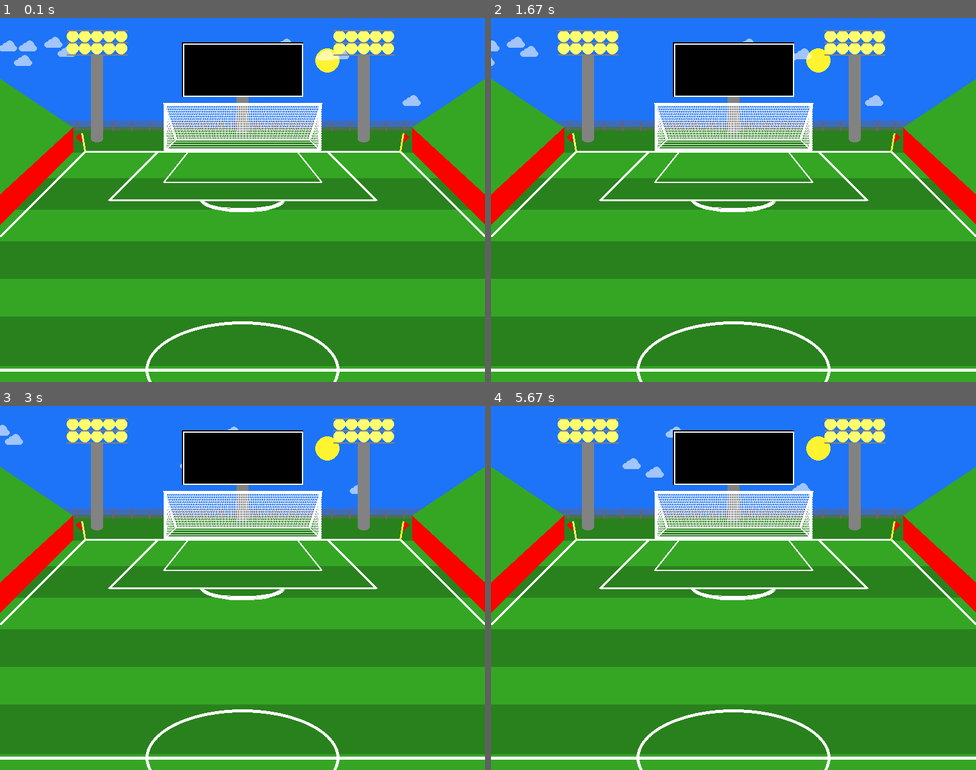
Above: before the commit, frames 1-4 (two rows, left to right).
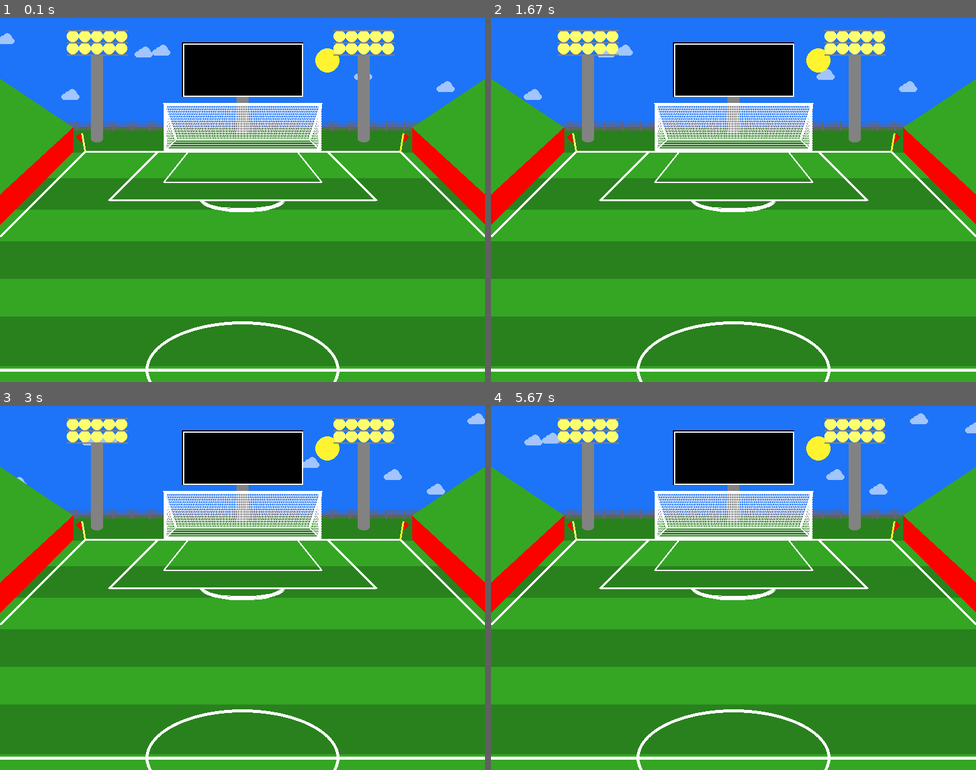
Above: after the commit, the same moments.

Repository: johoule/stuff
Game: pygame game, started from Intro to Pygame Graphics/major league soccer animation/graphics_v4.py
The game is run twice, just before and just after one commit, with the same random seed, the same clock (stepped at 60 frames per second) and the same inputs.
Inputs:
- Up to frame 1 (0.1 s): no input
- Up to frame 2 (1.67 s): tap D at 0.33, 0.67 s
- Up to frame 3 (3 s): no input
- Up to frame 4 (5.67 s): no input

The runs differ from the first frame. In frame 1, 1.0% of the frame differs, in the area x 0-94%, y 4-25%; in frame 2, 0.7%; in frame 3, 0.5%; in frame 4, 0.7%.

Commit message:
updated little parts of program

Diff:
--- a/Intro to Pygame Graphics/major league soccer animation/graphics_v4.py
+++ b/Intro to Pygame Graphics/major league soccer animation/graphics_v4.py
@@ -46,29 +46,20 @@
 SEE_THROUGH.set_alpha(150)
 SEE_THROUGH.fill((124, 118, 135))
 
+#simplier function that uses loops to draw clouds
 def draw_cloud(x, y):
-    pygame.draw.ellipse(SEE_THROUGH, cloud_color, [x, y + 8, 10, 10])
-    pygame.draw.ellipse(SEE_THROUGH, cloud_color, [x + 6, y + 4, 8, 8])
-    pygame.draw.ellipse(SEE_THROUGH, cloud_color, [x + 10, y, 16, 16])
-    pygame.draw.ellipse(SEE_THROUGH, cloud_color, [x + 20, y + 8, 10, 10])
+    ellipses = [[x, y + 8, 10, 10], [x + 6, y + 4, 8, 8], [x + 10, y, 16, 16], [x + 20, y + 8, 10, 10]]
+    for ellipse in ellipses:
+        pygame.draw.ellipse(SEE_THROUGH, cloud_color, ellipse)
     pygame.draw.rect(SEE_THROUGH, cloud_color, [x + 6, y + 8, 18, 10])
 
 # Config
 lights_on = True
 day = True
 
-stars = []
-for n in range(200):
-    x = random.randrange(0, 800)
-    y = random.randrange(0, 200)
-    r = random.randrange(1, 2)
-    stars.append([x, y, r, r])
-
-clouds = []
-for i in range(20):
-    x = random.randrange(-100, 1600)
-    y = random.randrange(0, 150)
-    clouds.append([x, y])
+#simplied the star and cloud loops
+stars = [[random.randrange(0, 800), random.randrange(0, 200), random.randrange(1, 2), random.randrange(1, 2)] for n in range(200)]
+clouds = [[random.randrange(-100, 1600), random.randrange(0, 150)] for i in range(20)]
 
 # Game loop
 done = False
